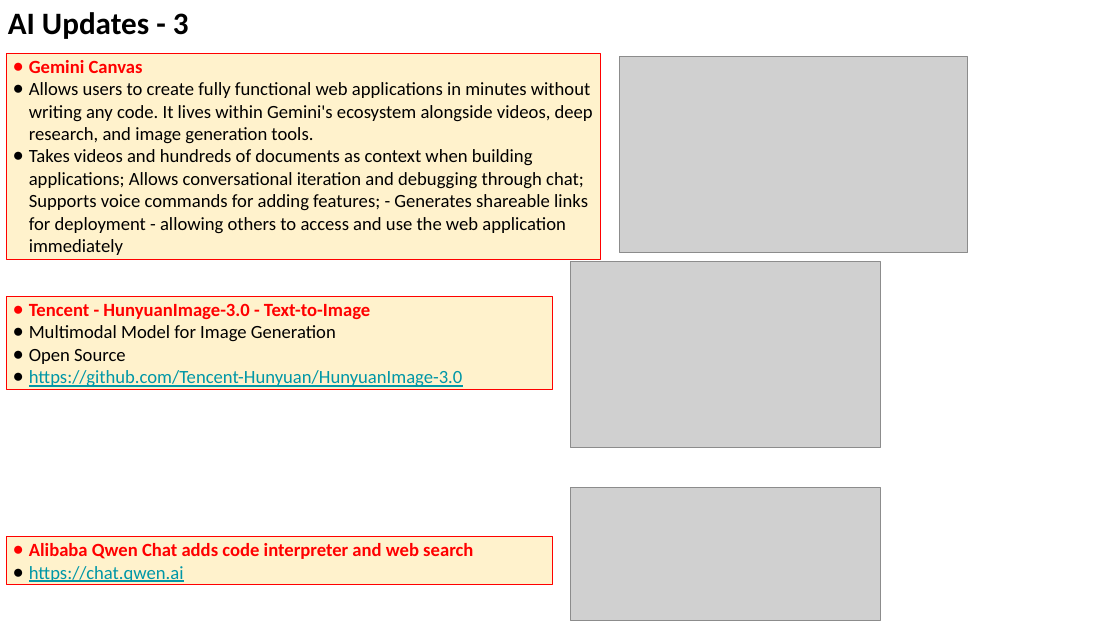
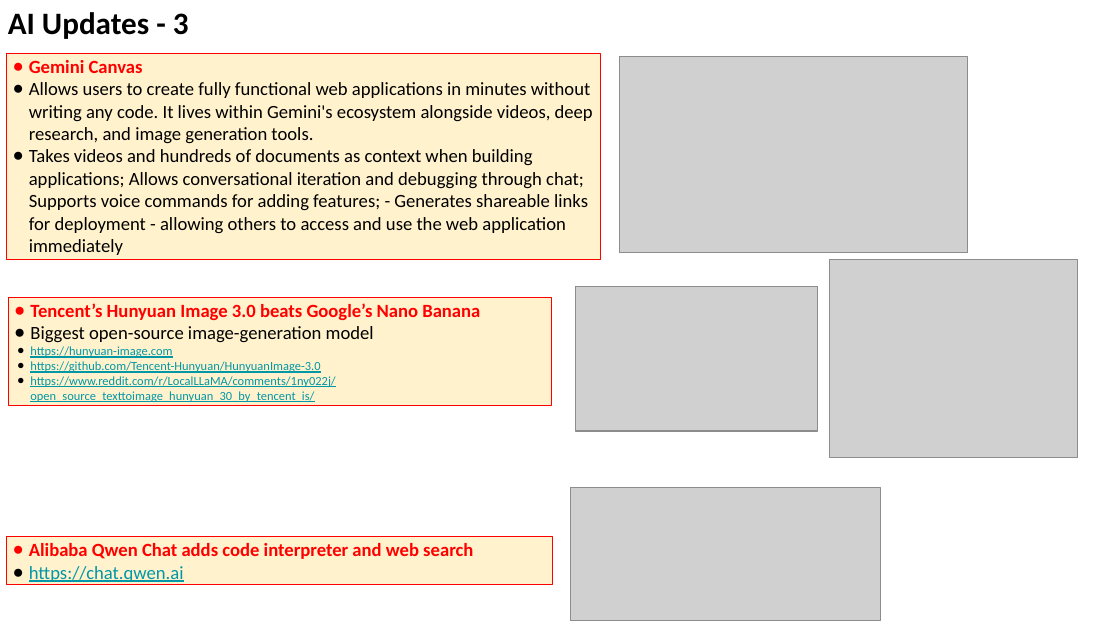
Before and after one commit to lselector/seminar, a slide deck: slide 9 of 2025/2025-10-10-AI-Updates.pptx. Drawn at 1120x630 pixels with LibreOffice and Linux fonts; fonts in the diff are those of the drawing; grey boxes stand for pictures. Boxes give left, top, right and bottom in pixels: in the first picture for what was removed or moved away, otherwise in the second. Text is boxed around its words. In the diff, an @@ line names an element or a change of style, - is before the commit and + after.

```diff
--- a/2025/2025-10-10-AI-Updates.pptx
+++ b/2025/2025-10-10-AI-Updates.pptx
@@ picture added at box(830, 260, 1077, 458) @@
@@ rectangle "Tencent’s Hunyuan Image 3.0 beats ...": place and size @@
-rectangle "Tencent’s Hunyuan Image 3.0 beats ..." at box(7, 297, 553, 390)
+rectangle "Tencent’s Hunyuan Image 3.0 beats ..." at box(8, 298, 551, 405)
@@ picture: place and size @@
-picture at box(570, 262, 880, 448)
+picture at box(576, 287, 818, 431)
@@ text in rectangle at box(30, 303, 480, 358): text changed; text colour #000000 to #FF0000 @@
-● Tencent - HunyuanImage-3.0 - Text-to-Image
-● Multimodal Model for Image Generation
-● Open Source
+● Tencent’s Hunyuan Image 3.0 beats Google’s Nano Banana
+● Biggest open-source image-generation model
+● https://hunyuan-image.com
@@ text in rectangle at box(30, 376, 335, 402): paragraph added @@
+● https://www.reddit.com/r/LocalLLaMA/comments/1ny022j/open_source_texttoimage_hunyuan_30_by_tencent_is/
@@ text in rectangle at box(30, 361, 320, 373): size 12 to 8 pt in "https://github.com/Tencent-Hunyuan/HunyuanImage-3.0"; indent changed @@
```
Also in this commit, not shown: 3 other slides changed.
